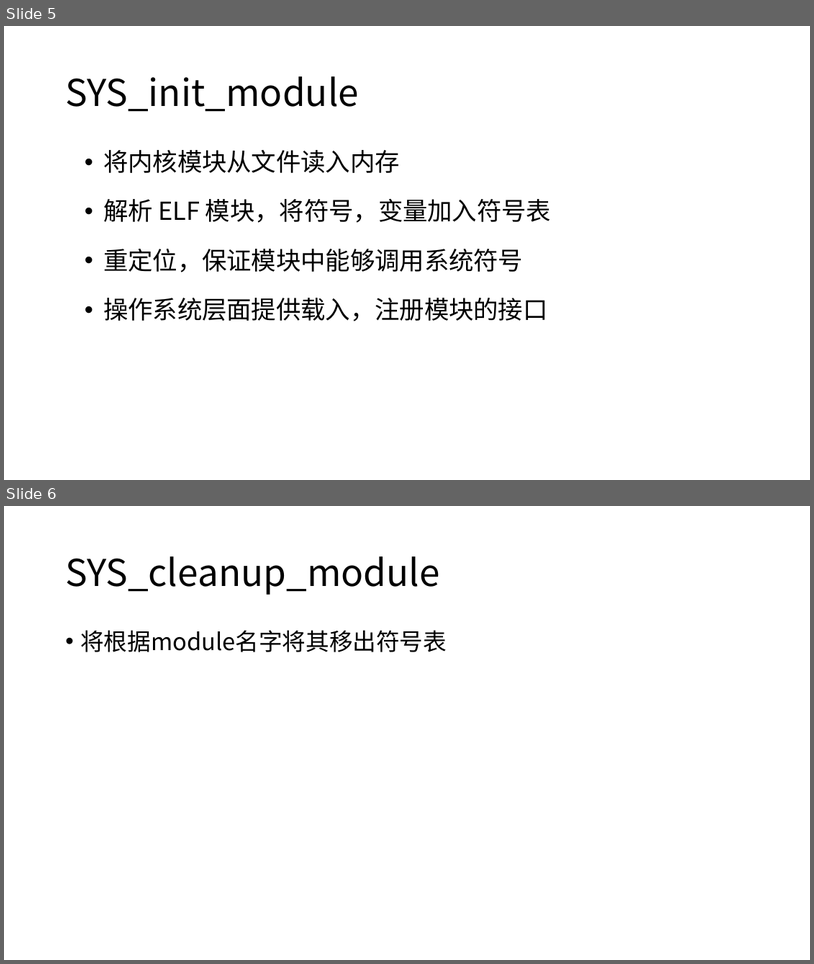
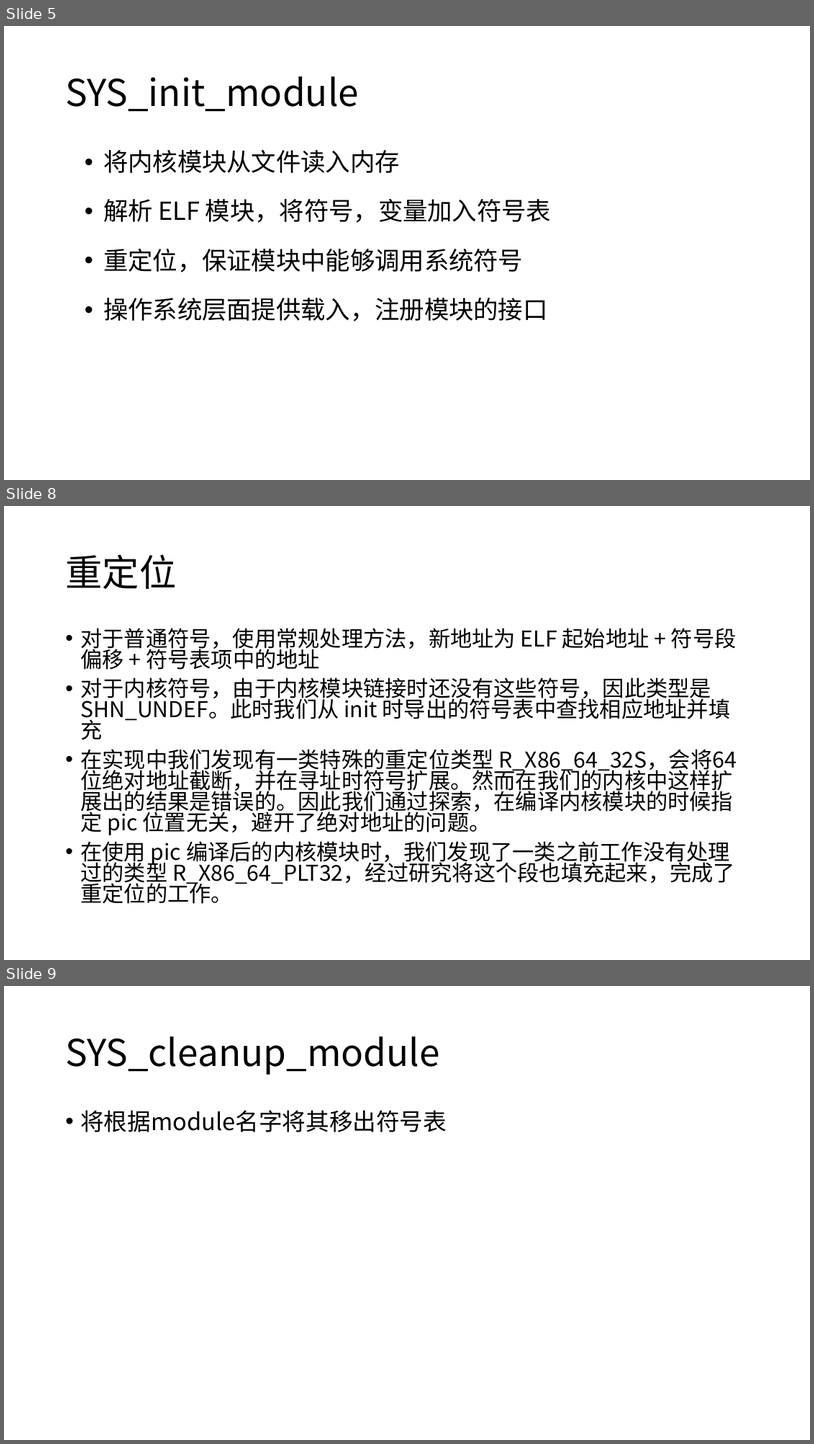
Before and after one commit to ivanium/RustOS, a slide deck: docs/final_final_pre.pptx. Shown one above the other, each under a label of ours: slides 5 and 6 before the commit, slides 5, 8 and 9 after it; the slides between them are not shown. The pictures are 814x964 and 814x1444 pixels, drawn with LibreOffice and Linux fonts; fonts in the diff are those of the drawing. Boxes give left, top, right and bottom in pixels: in the first picture for what was removed or moved away, otherwise in the second. Text is boxed around its words. In the diff, an @@ line names an element or a change of style, - is before the commit and + after.

```diff
--- a/docs/final_final_pre.pptx
+++ b/docs/final_final_pre.pptx
@@ slide 8 added at bbox=[4, 506, 810, 960], background #FFFFFF @@
@@ title added at bbox=[65, 554, 176, 589], 44 pt, text #000000 @@
+重定位
@@ text added at bbox=[80, 628, 737, 903], 25.9 pt, text #000000 @@
+• 对于普通符号，使用常规处理方法，新地址为 ELF 起始地址 + 符号段偏移 + 符号表项中的地址
+• 对于内核符号，由于内核模块链接时还没有这些符号，因此类型是 SHN_UNDEF。此时我们从 init 时导出的符号表中查找相应地址并填充
+• 在实现中我们发现有一类特殊的重定位类型 R_X86_64_32S，会将64位绝对地址截断，并在寻址时符号扩展。然而在我们的内核中这样扩展出的结果是错误的。因此我们通过探索，在编译内核模块的时候指定 pic 位置无关，避开了绝对地址的问题。
+• 在使用 pic 编译后的内核模块时，我们发现了一类之前工作没有处理过的类型 R_X86_64_PLT32，经过研究将这个段也填充起来，完成了重定位的工作。
@@ what was slide 6 is now slide 9 @@
```
Also in this commit, not shown: 3 slides changed, 4 other slides added.
